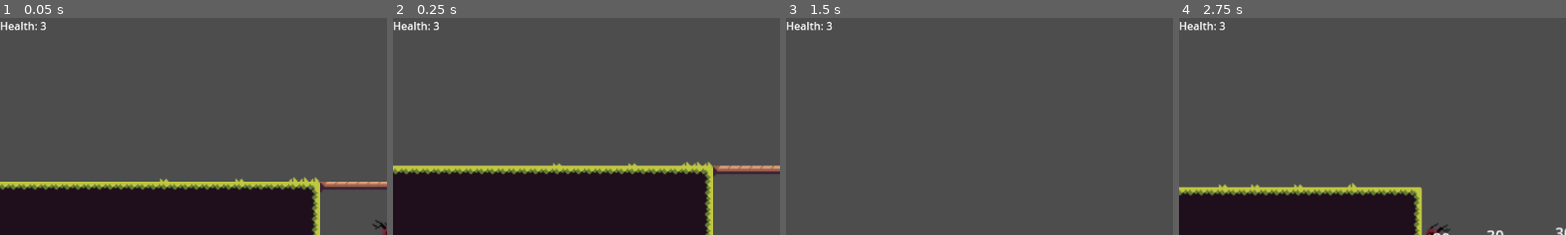
Above: before the commit, frames 1-4 (left to right).
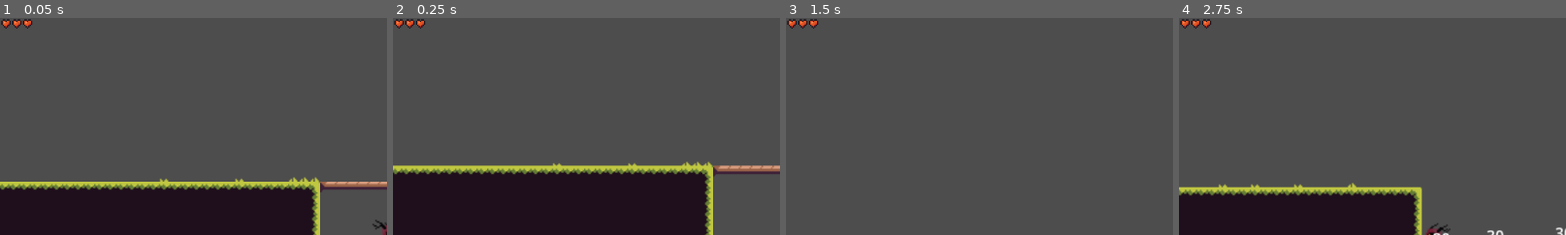
Above: after the commit, the same moments.

Repository: ag-pacier/Serif_Platformer
Game: Godot game, scene res://LevelStuff/0Forest/0forest.tscn
The game is run twice, just before and just after one commit, with the same random seed, the same clock (stepped at 60 frames per second) and the same inputs. Sound files missing from this copy of the repository are replaced by a short silence.
Inputs:
- Up to frame 1 (0.05 s): no input
- Up to frame 2 (0.25 s): no input
- Up to frame 3 (1.5 s): hold Right (right) from 0.53 s (still down); tap Space (jump) at 0.77 s
- Up to frame 4 (2.75 s): tap Space (jump) at 1.52 s; release Right (right) at 2.03 s; hold Left (left) from 2.03 s (still down)
The pictures show only the part of the screen within x 0-50%, y 0-50%; the shares and areas given below are measured in that part.

The runs differ from the first frame. In frame 1, 0.4% of the frame differs, in the area x 0-13%, y 0-6%; in frame 2, 0.4%; in frame 3, 0.4%; in frame 4, 0.4%.

Commit message:
Health indicator update
- Created hearts/dots to indicate health
- removed max health ceiling of 3
- created functions to monitor and update health indicator using current +/- health functions

Diff:
--- /dev/null
+++ b/Sprites/HUD/Health_Ind.tscn
@@ -0,0 +1,31 @@
+[gd_scene load_steps=5 format=3 uid="uid://b2oitj3sux1re"]
+
+[ext_resource type="Texture2D" uid="uid://c5j0at3rt02xg" path="res://Art/Mini FX, Items & UI/Mini UI/Health_Indicator_Black_Outline (8 x 8).png" id="1_8csce"]
+
+[sub_resource type="AtlasTexture" id="AtlasTexture_kkrgs"]
+atlas = ExtResource("1_8csce")
+region = Rect2(0, 0, 8, 8)
+
+[sub_resource type="AtlasTexture" id="AtlasTexture_7vxu1"]
+atlas = ExtResource("1_8csce")
+region = Rect2(8, 0, 8, 8)
+
+[sub_resource type="SpriteFrames" id="SpriteFrames_m0qkd"]
+animations = [{
+"frames": [{
+"duration": 1.0,
+"texture": SubResource("AtlasTexture_kkrgs")
+}, {
+"duration": 1.0,
+"texture": SubResource("AtlasTexture_7vxu1")
+}],
+"loop": true,
+"name": &"default",
+"speed": 1.0
+}]
+
+[node name="HealthSprite" type="AnimatedSprite2D"]
+texture_filter = 1
+scale = Vector2(2, 2)
+sprite_frames = SubResource("SpriteFrames_m0qkd")
+centered = false
--- a/UI/HUD.gd
+++ b/UI/HUD.gd
@@ -13,8 +13,42 @@
 @onready var health_display = get_node("TopContainer/HealthText")
 @onready var score_display = get_node("TopContainer/ScoreText")
 
+# Container for health indicators
+@onready var hearts: Array
+@onready var health_sprite = preload("res://Sprites/HUD/Health_Ind.tscn")
+
 # Indicator that Satrio has reached 0 health :(
 signal death
+
+func _ready() -> void:
+	generate_health_indicator()
+
+## Update the health bar if max health has changed
+func generate_health_indicator():
+	# Fill the hearts array until it matches what the max health
+	while len(hearts) < _max_health:
+		# create a heart sprite and place it based on it's part of
+		# the array
+		var new_heart = health_sprite.instantiate()
+		var new_x: float = len(hearts) * 16
+		new_heart.position = Vector2(new_x, 0)
+		add_child(new_heart)
+		hearts.push_back(new_heart)
+	# If the max_health is lower than the hearts showing up,
+	# get rid of extra hearts until we are back to what we need
+	while len(hearts) > _max_health:
+		var bad_heart = hearts.pop_back()
+		bad_heart.queue_free()
+
+## Update the health bar if health changes
+func update_health_indicator():
+	var cur_heart = 0
+	for heart in hearts:
+		if cur_heart < _current_health:
+			heart.frame = 0
+		else:
+			heart.frame = 1
+		cur_heart += 1
 
 func _process(_delta):
 	# Only do any checking if the buffer has health in it
@@ -30,8 +64,9 @@
 			else:
 				_current_health -= 1
 				buffer_health += 1
-			health_display.clear()
-			health_display.parse_bbcode("Health: " + str(_current_health))
+			#health_display.clear()
+			#health_display.parse_bbcode("Health: " + str(_current_health))
+			update_health_indicator()
 			if _current_health <= 0:
 				_on_zero_health()
 			$HealthIncTimer.start()
@@ -64,8 +99,10 @@
 ## level start or save load
 func set_health(health: int):
 	_current_health = health
-	health_display.clear()
-	health_display.parse_bbcode("Health: " + str(_current_health))
+	generate_health_indicator()
+	update_health_indicator()
+	#health_display.clear()
+	#health_display.parse_bbcode("Health: " + str(_current_health))
 
 ## Set score without increment. Will also update the display. Primarily used on
 ## level start or save load
@@ -77,10 +114,9 @@
 ## Set the max health so that the HUD can track when to top out
 ## This purposefully does not touch nor invalid the health buffer
 func set_max_health(max_health: int):
-	if max_health > 3:
+	if max_health > _max_health:
 		_max_health = max_health
-	else:
-		_max_health = 3
+		generate_health_indicator()
 
 func _on_zero_health():
 	buffer_health = 0
--- a/UI/HUD.tscn
+++ b/UI/HUD.tscn
@@ -11,6 +11,7 @@
 grow_horizontal = 2
 
 [node name="HealthText" type="RichTextLabel" parent="TopContainer"]
+visible = false
 layout_mode = 2
 size_flags_horizontal = 3
 size_flags_vertical = 0
@@ -67,5 +68,5 @@
 alignment = 1
 
 [node name="HealthIncTimer" type="Timer" parent="."]
-wait_time = 0.2
+wait_time = 0.5
 one_shot = true
